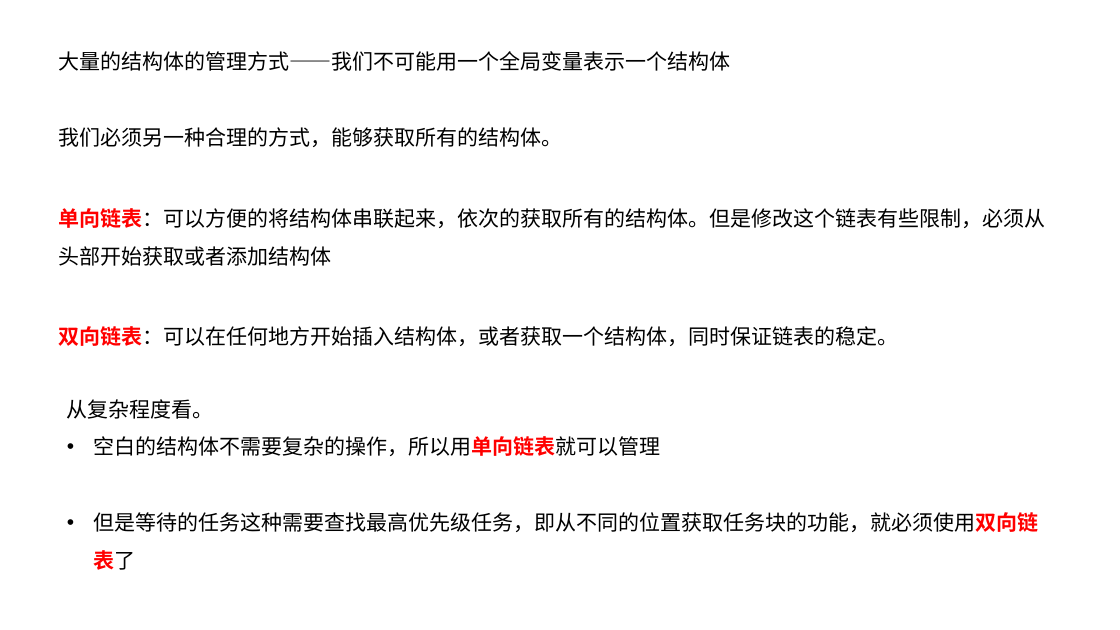
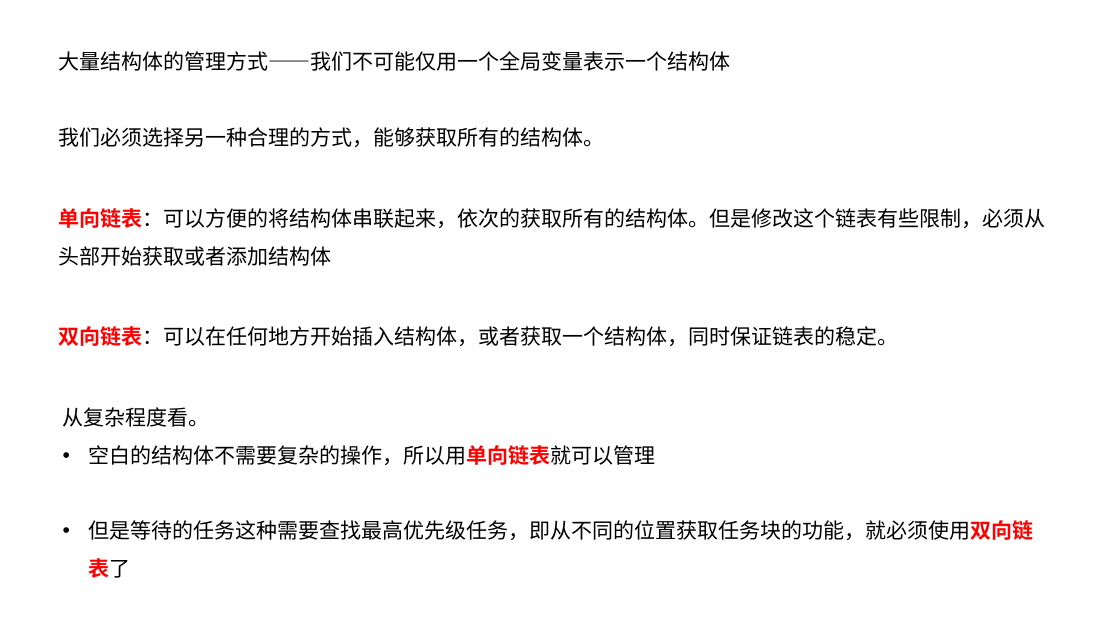
Before and after one commit to linghuix/UcosII-embedded-system, a slide deck: slide 1 of image/1.UCOS分析与深入解读.pptx. Drawn at 1120x630 pixels with LibreOffice and Linux fonts; fonts in the diff are those of the drawing. Boxes give left, top, right and bottom in pixels: in the first picture for what was removed or moved away, otherwise in the second. Text is boxed around its words. In the diff, an @@ line names an element or a change of style, - is before the commit and + after.

```diff
--- a/image/1.UCOS分析与深入解读.pptx
+++ b/image/1.UCOS分析与深入解读.pptx
@@ text at <box>58,51,730,147</box>: text changed @@
-大量的结构体的管理方式——我们不可能用一个全局变量表示一个结构体
-我们必须另一种合理的方式，能够获取所有的结构体。
+大量结构体的管理方式——我们不可能仅用一个全局变量表示一个结构体
+我们必须选择另一种合理的方式，能够获取所有的结构体。
@@ text "从复杂程度看。": place and size @@
-text "从复杂程度看。" at <box>67,399,1038,570</box>
+text "从复杂程度看。" at <box>63,407,1034,578</box>
```
Also in this commit, not shown: 4 other slides changed, 2 slides added, 4 other files.
